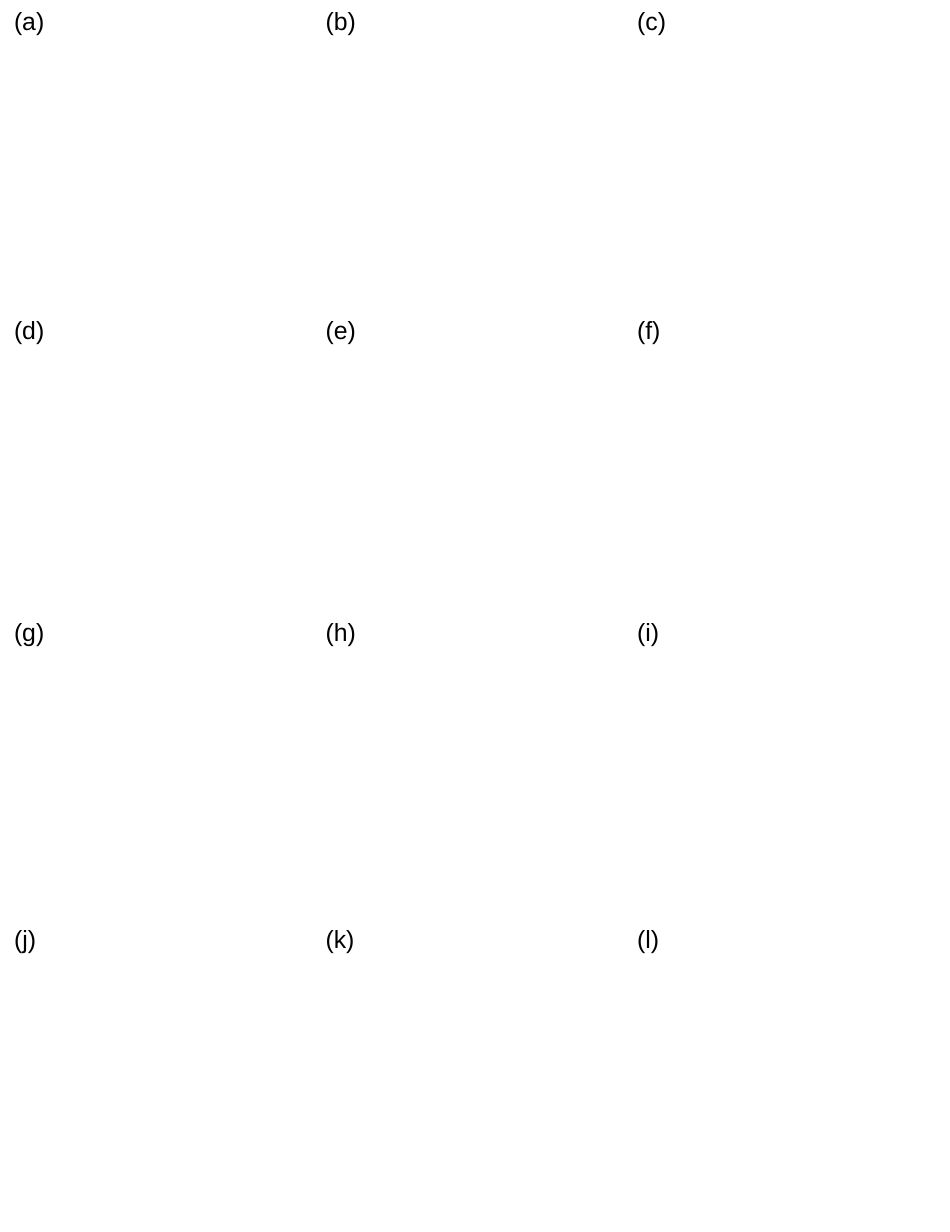
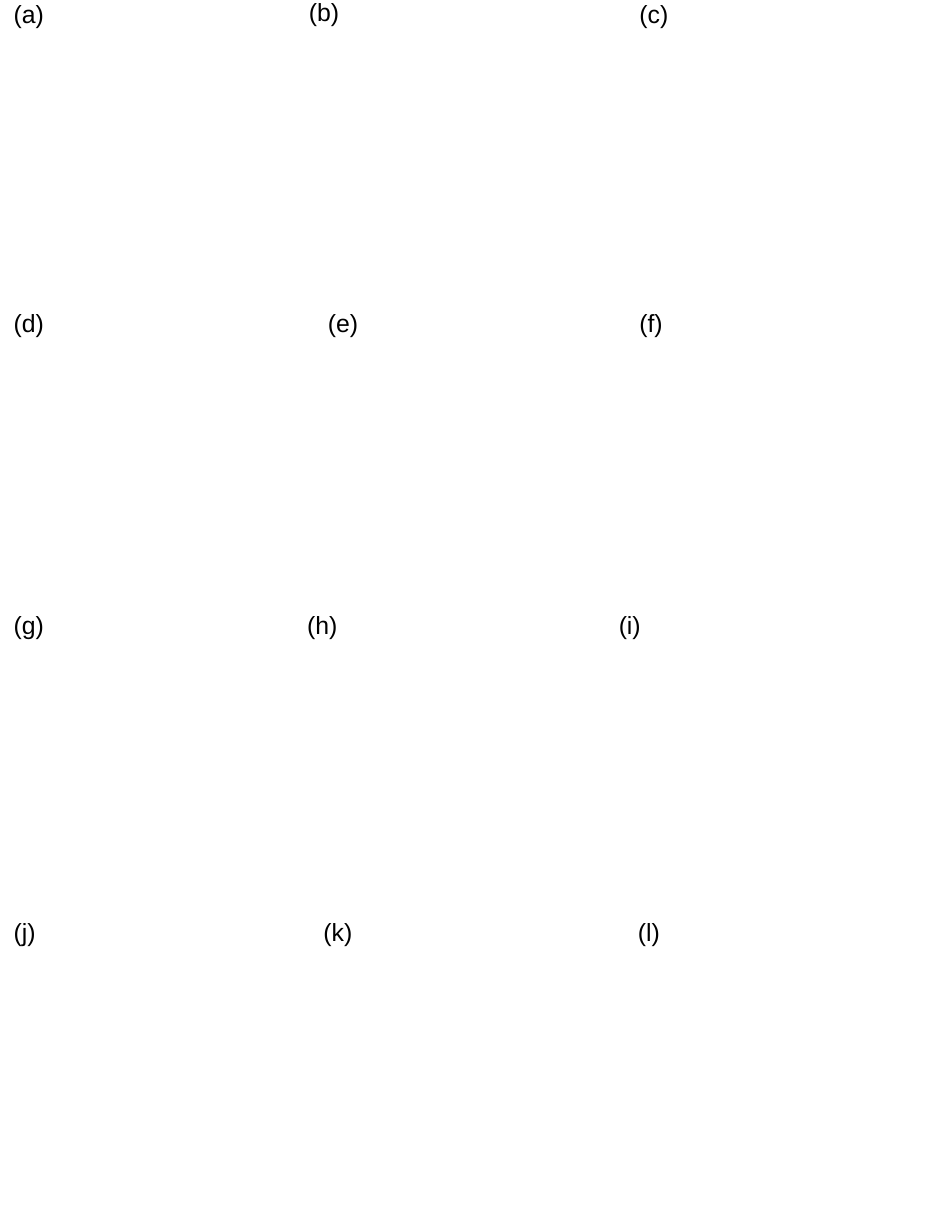
Before and after one commit to BattModels/Diffthermo_OCV_paper, a slide deck: slide 1 of Figure4.pptx. Drawn at 950x1232 pixels with LibreOffice and Linux fonts; fonts in the diff are those of the drawing; background and template pictures are left out. Boxes give left, top, right and bottom in pixels: in the first picture for what was removed or moved away, otherwise in the second. Text is boxed around its words. In the diff, an @@ line names an element or a change of style, - is before the commit and + after.

```diff
--- a/Figure4.pptx
+++ b/Figure4.pptx
@@ text "(b)" moved from (x1=326, y1=12, x2=356, y2=35) to (x1=309, y1=3, x2=339, y2=26) @@
@@ 3 texts moved together from (x1=14, y1=321, x2=660, y2=344) to (x1=14, y1=314, x2=662, y2=337) @@
@@ text "(h)" moved from (x1=326, y1=623, x2=356, y2=646) to (x1=307, y1=616, x2=337, y2=639) @@
@@ text "(i)" moved from (x1=637, y1=623, x2=659, y2=646) to (x1=619, y1=616, x2=641, y2=639) @@
@@ 6 texts moved together from (x1=14, y1=12, x2=666, y2=954) to (x1=14, y1=5, x2=668, y2=946) @@
```
Also in this commit, not shown: 2 other files.
